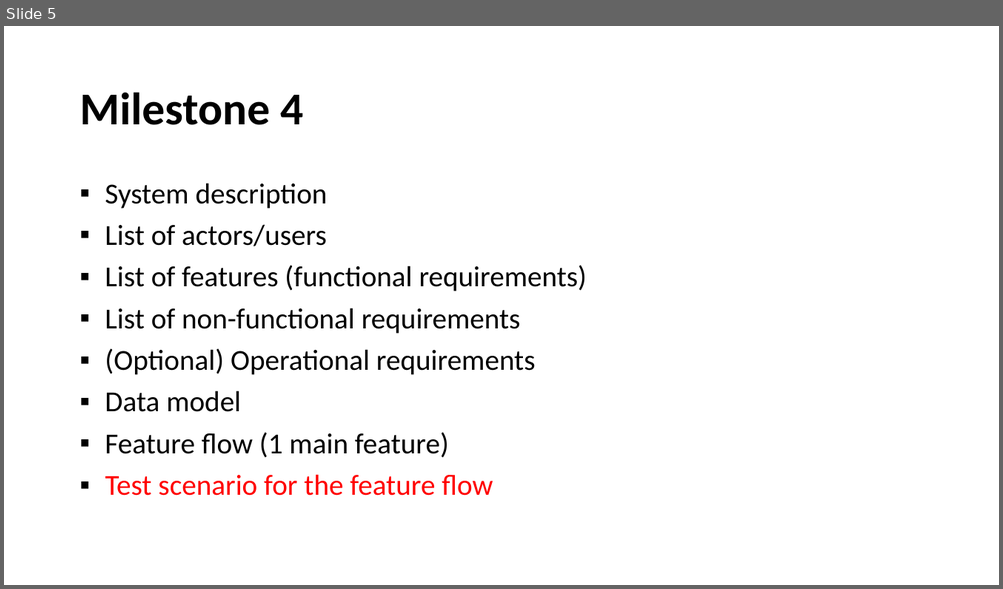
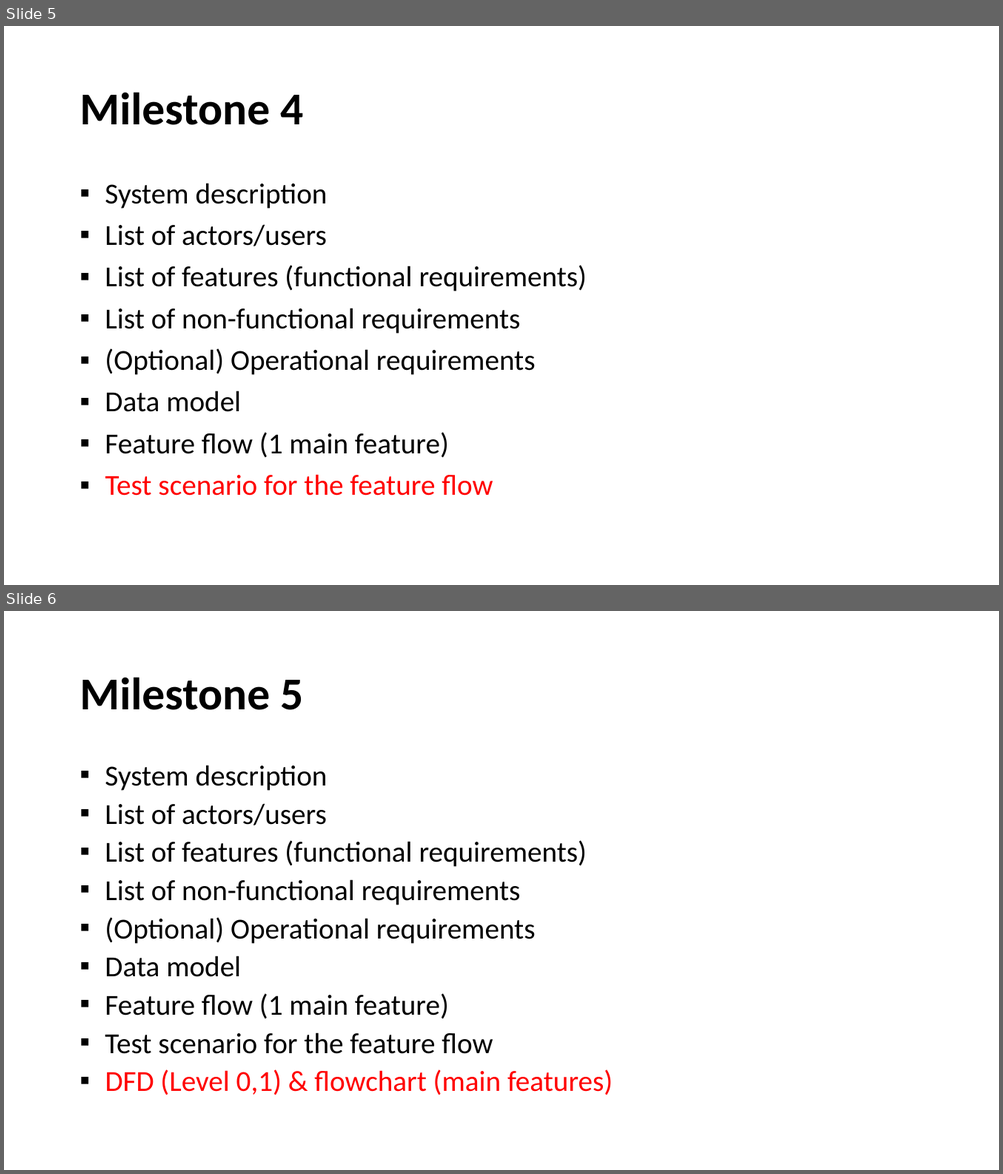
Before and after one commit to oyviktorisa/software-engineering-2023.1, a slide deck: Tugas.pptx. Shown one above the other, each under a label of ours: slide 5 before the commit, slides 5 and 6 after it. The pictures are 1003x589 and 1003x1174 pixels, drawn with LibreOffice and Linux fonts; fonts in the diff are those of the drawing. Boxes give left, top, right and bottom in pixels: in the first picture for what was removed or moved away, otherwise in the second. Text is boxed around its words. In the diff, an @@ line names an element or a change of style, - is before the commit and + after.

```diff
--- a/Tugas.pptx
+++ b/Tugas.pptx
@@ slide 6 added at (4,611,999,1170), background #FFFFFF @@
@@ title added at (79,677,303,710), 44 pt, text #000000, bold @@
+Milestone 5
@@ text added at (105,765,612,1096), 28 pt, text #000000 @@
+▪ System description
+▪ List of actors/users
+▪ List of features (functional requirements)
+▪ List of non-functional requirements
+▪ (Optional) Operational requirements
+▪ Data model
+▪ Feature flow (1 main feature)
+▪ Test scenario for the feature flow
+▪ DFD (Level 0,1) & flowchart (main features)
```
Also in this commit, not shown: 1 other file.
